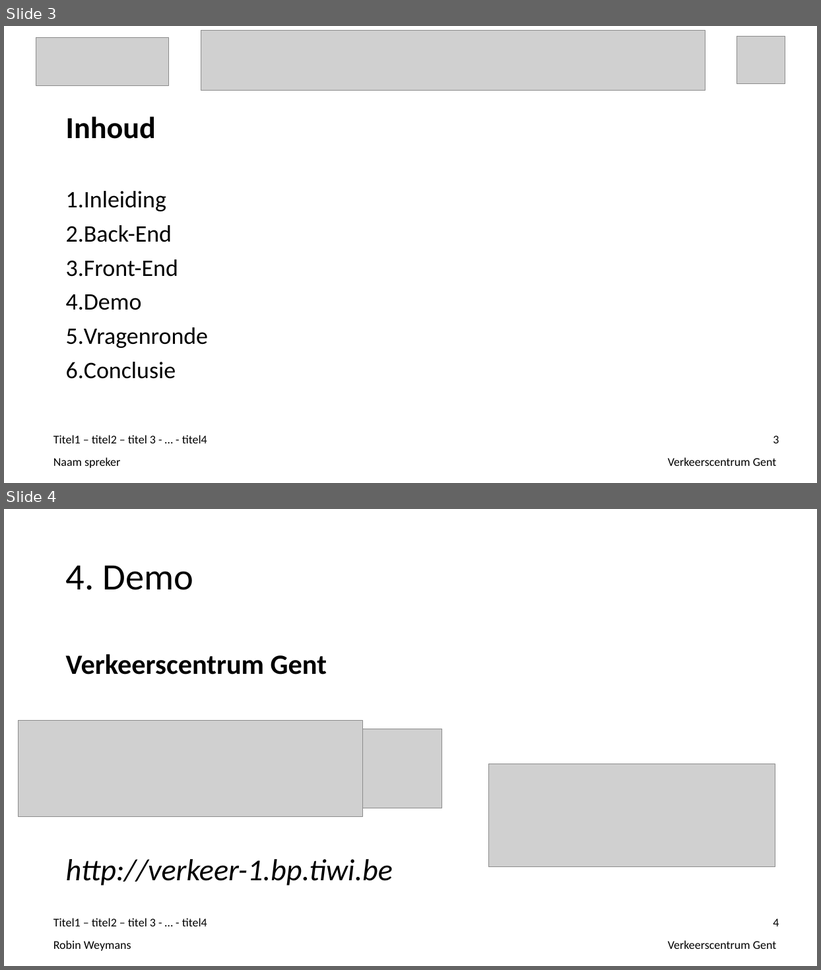
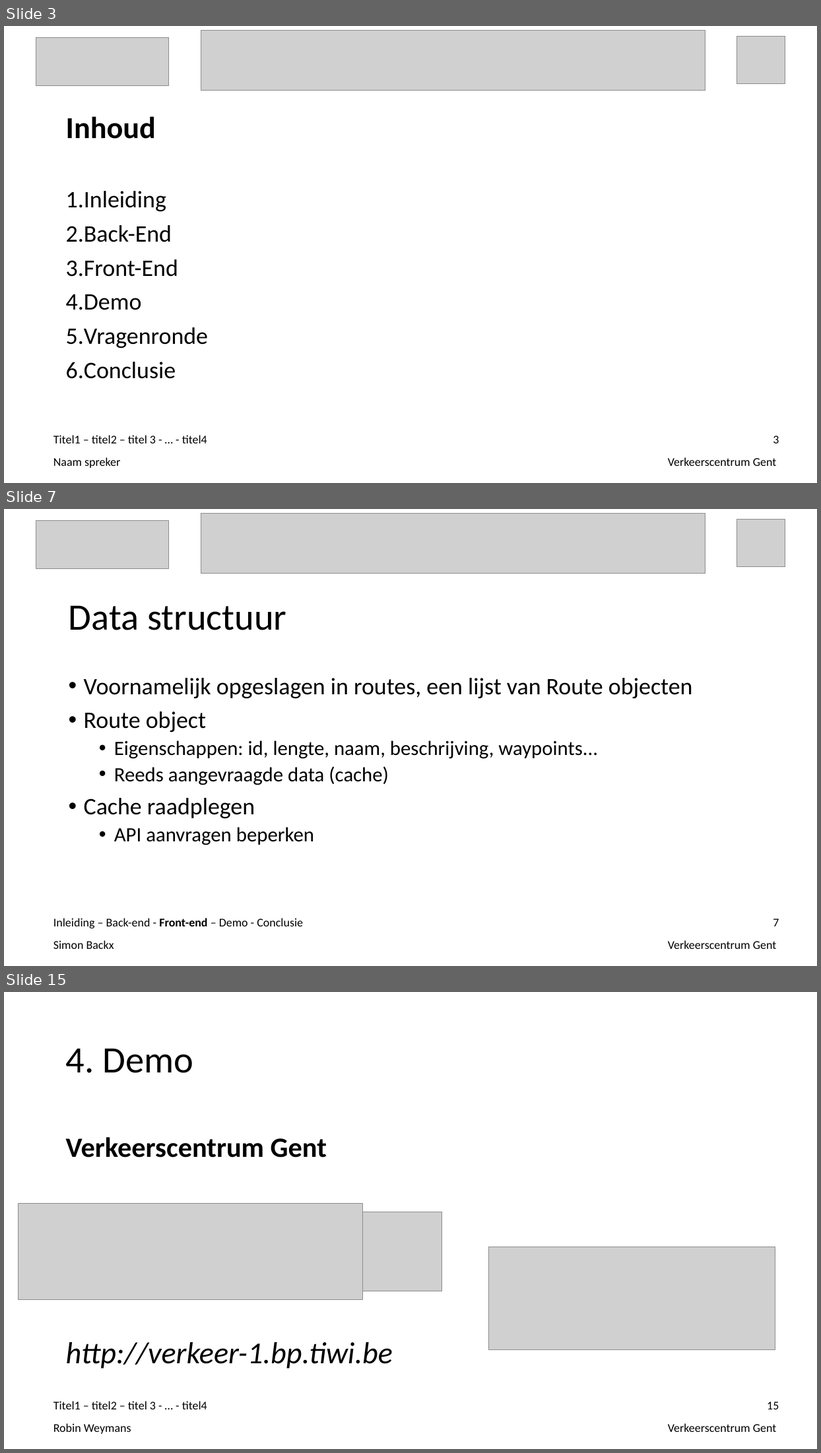
Before and after one commit to ghentlivinglab/Traffic-Travel-Time-Analyzer-1, a slide deck: Einddocumentatie/Presentatie.ppt. Shown one above the other, each under a label of ours: slides 3 and 4 before the commit, slides 3, 7 and 15 after it; the slides between them are not shown. The pictures are 821x970 and 821x1453 pixels, drawn with LibreOffice and Linux fonts; fonts in the diff are those of the drawing; grey boxes stand for pictures. Boxes give left, top, right and bottom in pixels: in the first picture for what was removed or moved away, otherwise in the second. Text is boxed around its words. In the diff, an @@ line names an element or a change of style, - is before the commit and + after.

Commit message:
Technisch front end toegevoegd

```diff
--- a/Einddocumentatie/Presentatie.ppt
+++ b/Einddocumentatie/Presentatie.ppt
@@ slide 7 added at (x1=4, y1=509, x2=817, y2=966), background #FFFFFF @@
@@ picture added at (x1=36, y1=521, x2=168, y2=569) @@
@@ picture added at (x1=201, y1=513, x2=706, y2=573) @@
@@ picture added at (x1=737, y1=519, x2=785, y2=567) @@
@@ title added at (x1=69, y1=605, x2=286, y2=630), 44 pt, text #000000 @@
+Data structuur
@@ text added at (x1=84, y1=678, x2=693, y2=846), 24 pt, text #000000 @@
+• Voornamelijk opgeslagen in routes, een lijst van Route objecten
+• Route object
+  • Eigenschappen: id, lengte, naam, beschrijving, waypoints...
+  • Reeds aangevraagde data (cache)
+• Cache raadplegen
+  • API aanvragen beperken
@@ text added at (x1=54, y1=918, x2=303, y2=929), 14 pt, text #000000 @@
+Inleiding – Back-end - Front-end – Demo - Conclusie
@@ page number added at (x1=773, y1=919, x2=779, y2=927), 14 pt, text #000000 @@
+7
@@ text added at (x1=54, y1=941, x2=114, y2=949), 14 pt, text #000000 @@
+Simon Backx
@@ text added at (x1=668, y1=941, x2=777, y2=949), 14 pt, text #000000 @@
+Verkeerscentrum Gent
@@ what was slide 4 is now slide 15 @@
@@ page number at (x1=767, y1=1402, x2=779, y2=1410): text changed @@
-4
+15
```
Also in this commit, not shown: 10 other slides added.
